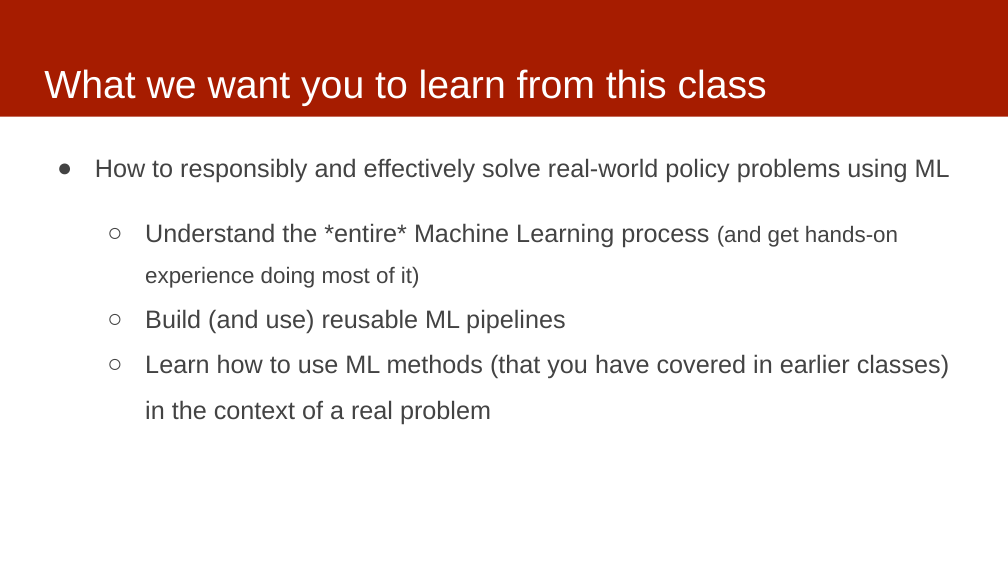
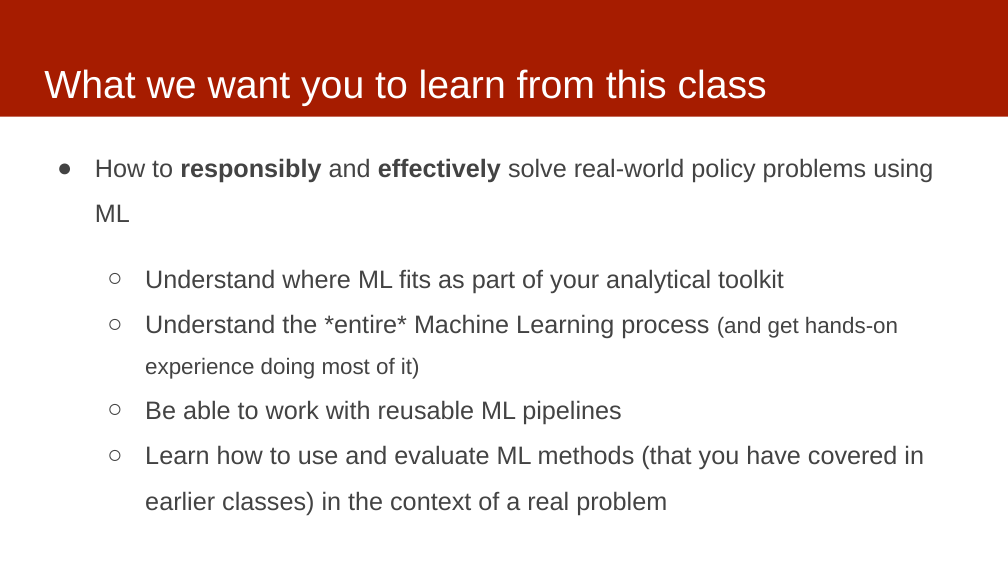
Before and after one commit to dssg/mlforpublicpolicylab, a slide deck: slide 2 of Lectures/01-ClassOverview.pptx. Drawn at 1008x567 pixels with LibreOffice and Linux fonts; fonts in the diff are those of the drawing. Boxes give left, top, right and bottom in pixels: in the first picture for what was removed or moved away, otherwise in the second. Text is boxed around its words. In the diff, an @@ line names an element or a change of style, - is before the commit and + after.

```diff
--- a/Lectures/01-ClassOverview.pptx
+++ b/Lectures/01-ClassOverview.pptx
@@ text at <box>95,158,933,222</box>: bold on in "responsibly effectively" @@
@@ text at <box>145,269,784,293</box>: paragraph added @@
+  ○ Understand where ML fits as part of your analytical toolkit
@@ text at <box>145,400,924,515</box>: text changed @@
-  ○ Build (and use) reusable ML pipelines
-  ○ Learn how to use ML methods (that you have covered in earlier classes) in the context of a real problem
+  ○ Be able to work with reusable ML pipelines
+  ○ Learn how to use and evaluate ML methods (that you have covered in earlier classes) in the context of a real problem
```
Also in this commit, not shown: 6 other slides changed, 2 other files.
